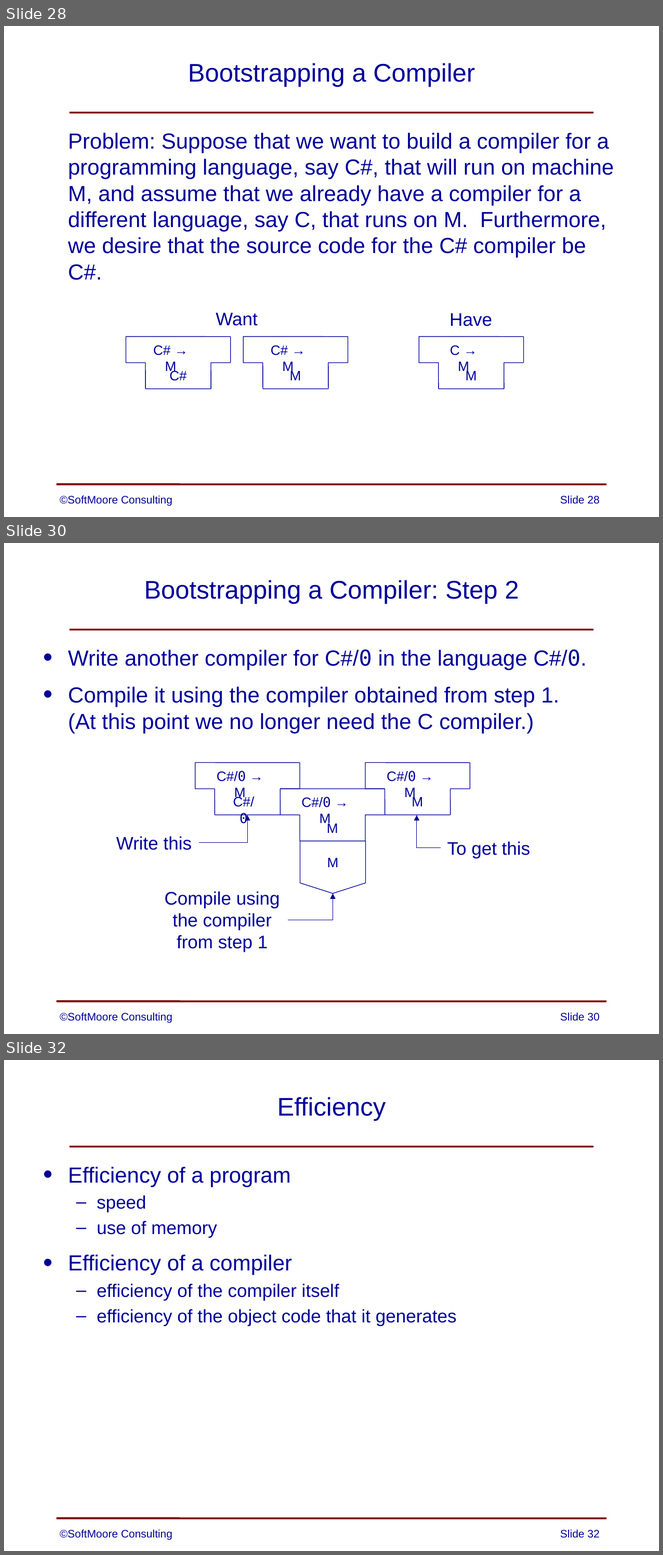
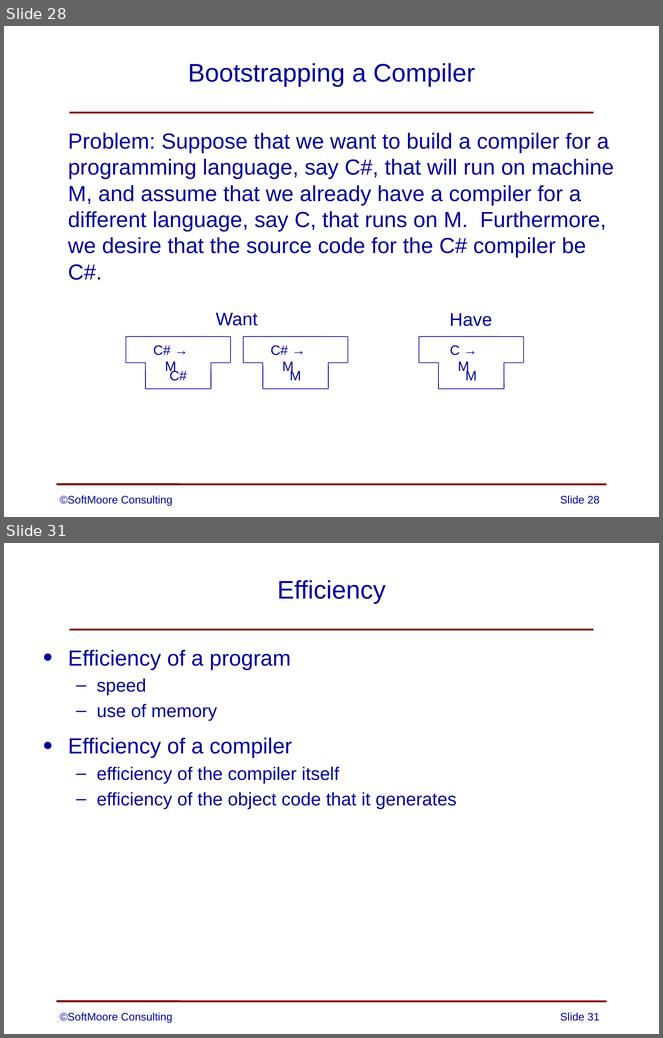
Before and after one commit to SoftMoore/CPRL, a slide deck: PowerPoint Slides/01 - Overview of Compilers.pptx. Shown one above the other, each under a label of ours: slides 28, 30 and 32 before the commit, slides 28 and 31 after it; the slides between them are not shown. The pictures are 663x1555 and 663x1038 pixels, drawn with LibreOffice and Linux fonts; fonts in the diff are those of the drawing. Boxes give left, top, right and bottom in pixels: in the first picture for what was removed or moved away, otherwise in the second. Text is boxed around its words. In the diff, an @@ line names an element or a change of style, - is before the commit and + after.

Commit message:
added handout on JShell; modified/simplified slides on bootstrapping

```diff
--- a/PowerPoint Slides/01 - Overview of Compilers.pptx
+++ b/PowerPoint Slides/01 - Overview of Compilers.pptx
@@ slide 30 removed at [4, 543, 659, 1034], background #FFFFFF; not listed: 2 template elements that a slide beside it also shows @@
@@ title removed at [144, 580, 519, 604] @@
-Bootstrapping a Compiler: Step 2
@@ text removed at [68, 650, 586, 733] @@
-• Write another compiler for C#/0 in the language C#/0.
-• Compile it using the compiler obtained from step 1.
-  (At this point we no longer need the C compiler.)
@@ group removed at [116, 762, 530, 952]: 22 lines, 9 texts, 3 elbow arrows, 1 flow chart offpage connector @@
-C#/0
-C#/0 → M
-M
-C#/0 → M
-M
-C#/0 → M
-Write this
-Compile using
-the compiler
-from step 1
-To get this
-M
@@ text removed at [60, 1013, 172, 1023] @@
-©SoftMoore Consulting
@@ page number removed at [560, 1013, 599, 1021] @@
-Slide 30
@@ what was slide 32 is now slide 31 @@
@@ page number at [560, 1013, 599, 1021]: text changed @@
-Slide 32
+Slide 31
```
Also in this commit, not shown: 2 slides changed, 1 other file.
